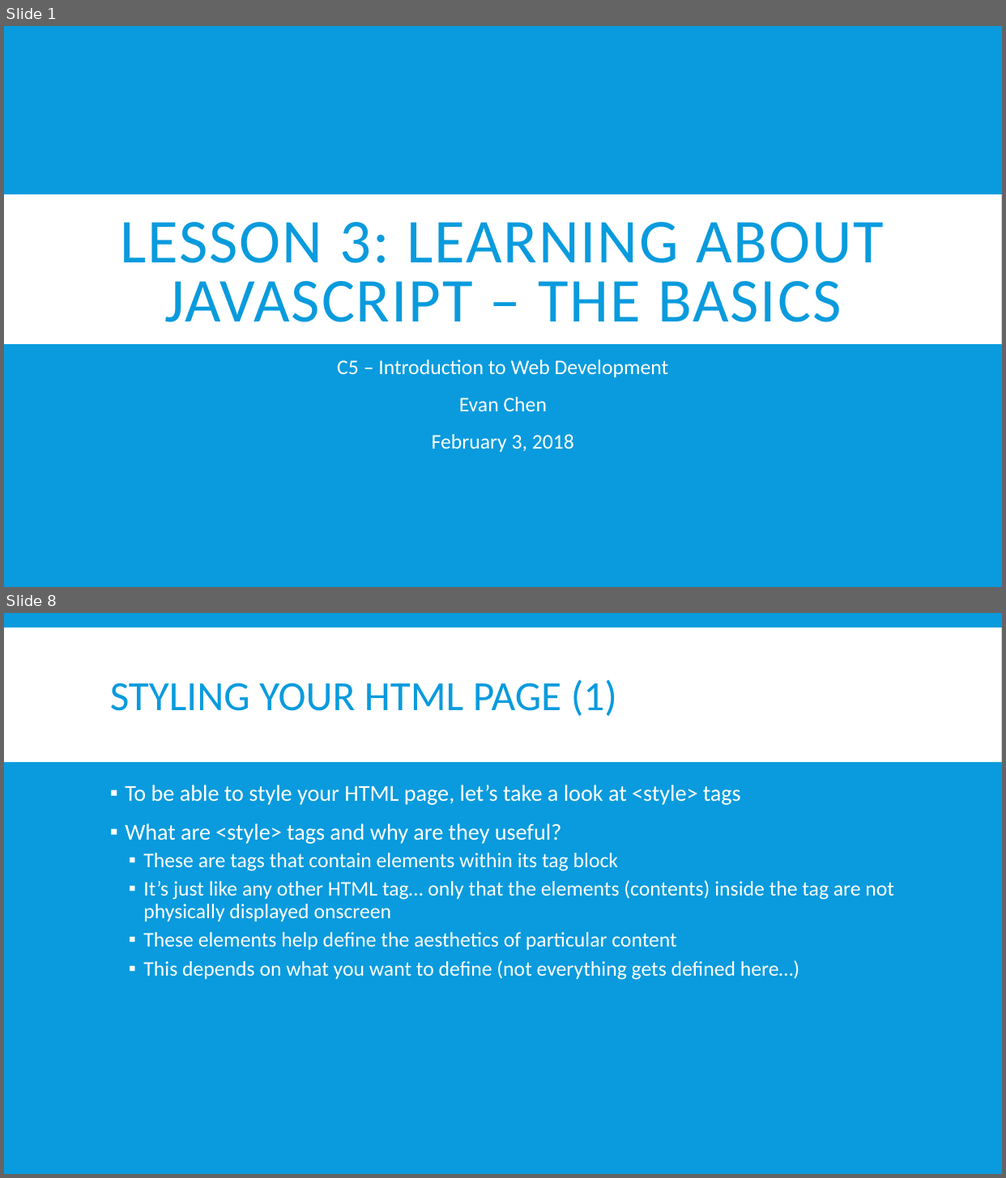
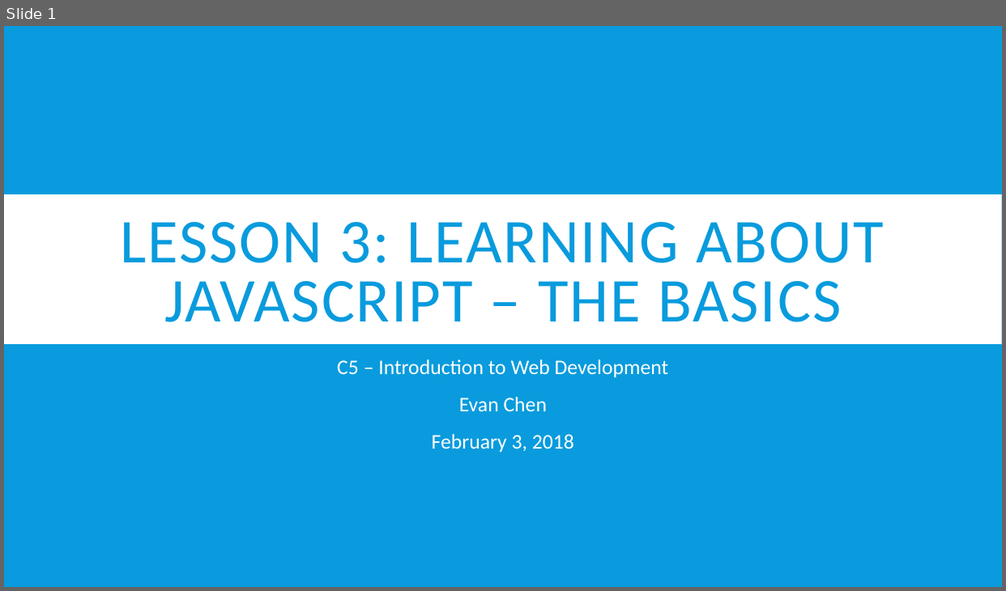
Before and after one commit to EvanTurtileMan/C5-IntroToWebDev, a slide deck: lessons/lesson_note3.pptx. Shown one above the other, each under a label of ours: slides 1 and 8 before the commit, slide 1 after it; the slides between them are not shown. The pictures are 1006x1178 and 1006x591 pixels, drawn with LibreOffice and Linux fonts; fonts in the diff are those of the drawing. Boxes give left, top, right and bottom in pixels: in the first picture for what was removed or moved away, otherwise in the second. Text is boxed around its words. In the diff, an @@ line names an element or a change of style, - is before the commit and + after.

```diff
--- a/lessons/lesson_note3.pptx
+++ b/lessons/lesson_note3.pptx
@@ slide 8 removed at <box>4,613,1002,1174</box>, background #099BDD @@
@@ rectangle removed at <box>4,628,1002,762</box> @@
@@ title removed at <box>110,679,617,716</box> @@
-STYLING YOUR HTML PAGE (1)
@@ text removed at <box>125,785,894,980</box> @@
-▪ To be able to style your HTML page, let’s take a look at <style> tags
-▪ What are <style> tags and why are they useful?
-  ▪ These are tags that contain elements within its tag block
-  ▪ It’s just like any other HTML tag… only that the elements (contents) inside the tag are not physically displayed onscreen
-  ▪ These elements help define the aesthetics of particular content
-  ▪ This depends on what you want to define (not everything gets defined here…)
```
Also in this commit, not shown: 8 slides changed, 3 slides added, 21 other slides removed, 5 other files.
